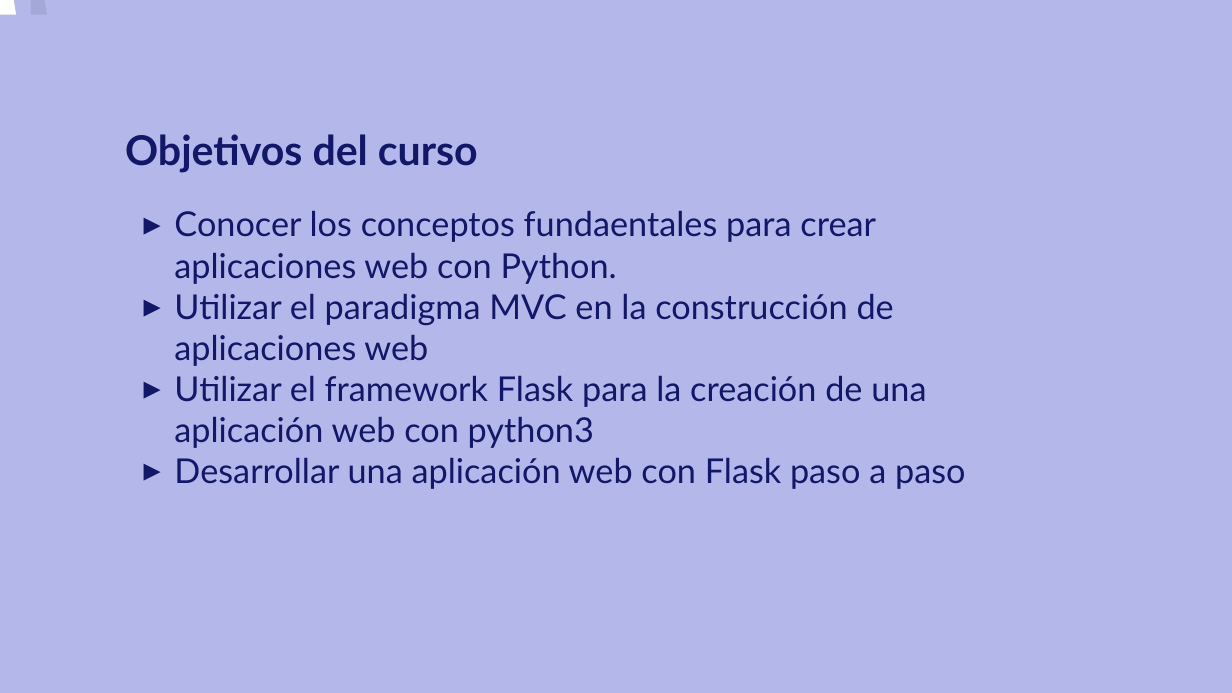
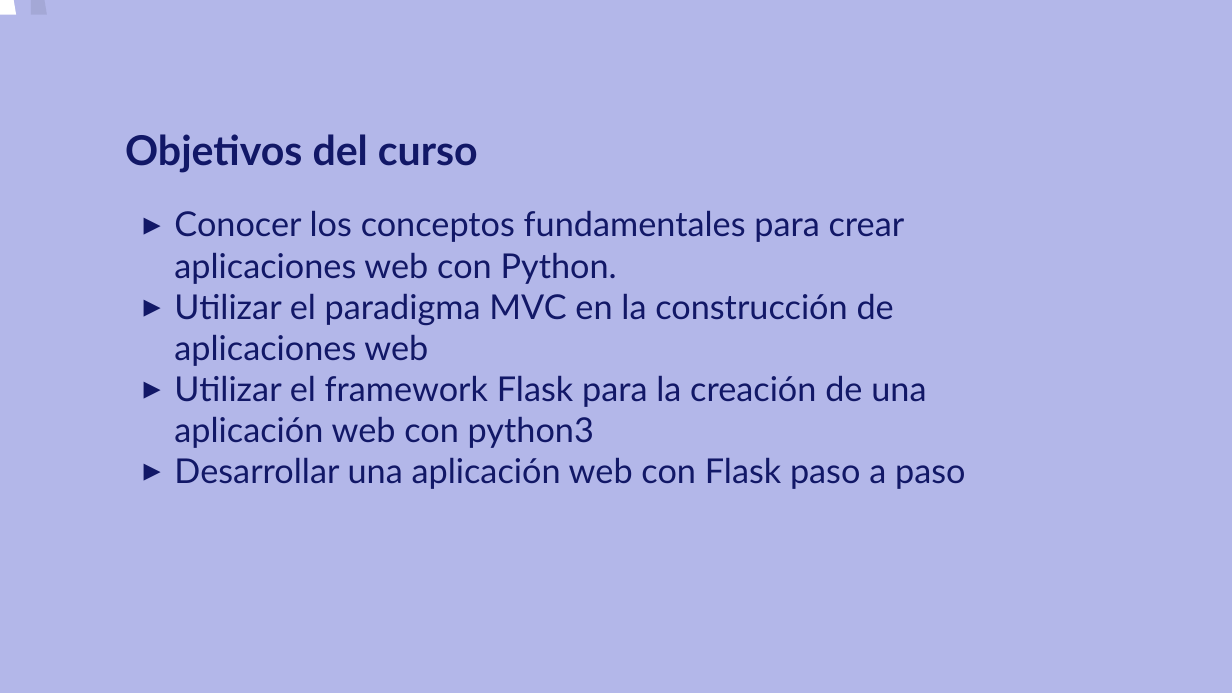
Before and after one commit to josedom24/curso_flask, a slide deck: slide 3 of curso/u0/u0.odp. Drawn at 1232x693 pixels with LibreOffice and Linux fonts; fonts in the diff are those of the drawing. Boxes give left, top, right and bottom in pixels: in the first picture for what was removed or moved away, otherwise in the second. Text is boxed around its words. In the diff, an @@ line names an element or a change of style, - is before the commit and + after.

```diff
--- a/curso/u0/u0.odp
+++ b/curso/u0/u0.odp
@@ text at <box>174,211,905,284</box>: text changed @@
-▸ Conocer los conceptos fundaentales para crear aplicaciones web con Python.
+▸ Conocer los conceptos fundamentales para crear aplicaciones web con Python.
```
Also in this commit, not shown: 2 other slides changed, 8 other files.
